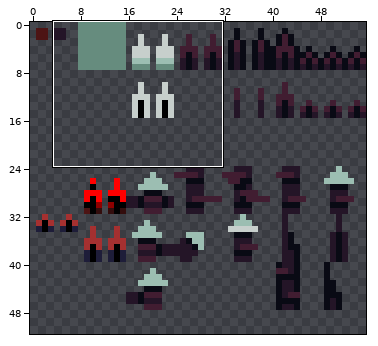
Sprite sheet, stored at sprites/spr_spines_tileset/edfb4a30-14fc-408e-8716-15761f76d7bc.png. Above, an overview of the earlier version with the close-up marked.
Close-up. As it was:
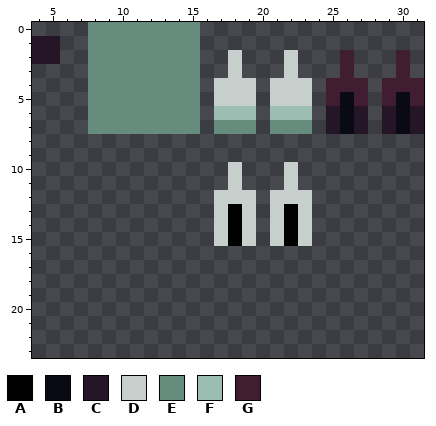
The file is 56x120 pixels. Shown: x 4..31, y 0..23. The wide view leaves out empty margins.
Palette (. is transparent): A #000000  B #090a14  C #241527  D #c7cfcc  E #668c7e  F #9cbeb2  G #411d31
Pixels before, first column x 4:
 0 ....EEEEEEEE................
 1 CC..EEEEEEEE................
 2 CC..EEEEEEEE..D...D...G...G.
 3 ....EEEEEEEE..D...D...G...G.
 4 ....EEEEEEEE.DDD.DDD.GGG.GGG
 5 ....EEEEEEEE.DDD.DDD.GBG.GBG
 6 ....EEEEEEEE.FFF.FFF.CBC.CBC
 7 ....EEEEEEEE.EEE.EEE.CBC.CBC
 8 ............................
 9 ............................
10 ..............D...D.........
11 ..............D...D.........
12 .............DDD.DDD........
13 .............DAD.DAD........
14 .............DAD.DAD........
15 .............DAD.DAD........
New version:
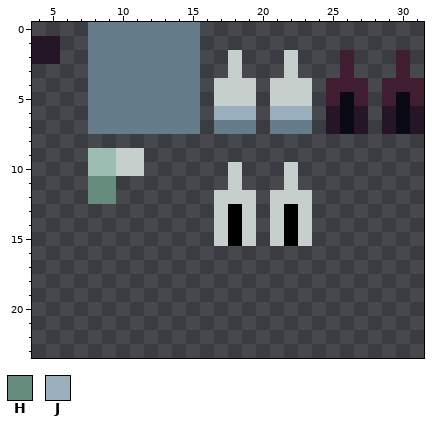
Colours new in this view: H #668c7e  J #9ab0bc
Change:
colour E: #668c7e -> #657d8a
Changed rows in their new state; - is a pixel that keeps its letter.
first column x 8:
 6 ---------JJJ-JJJ
 9 FFDD------------
10 FFDD------------
11 HH--------------
12 HH--------------
Where, in picture pixels (left, top, right, bottom), the same in both close-ups:
changed: (88, 22, 312, 204)
